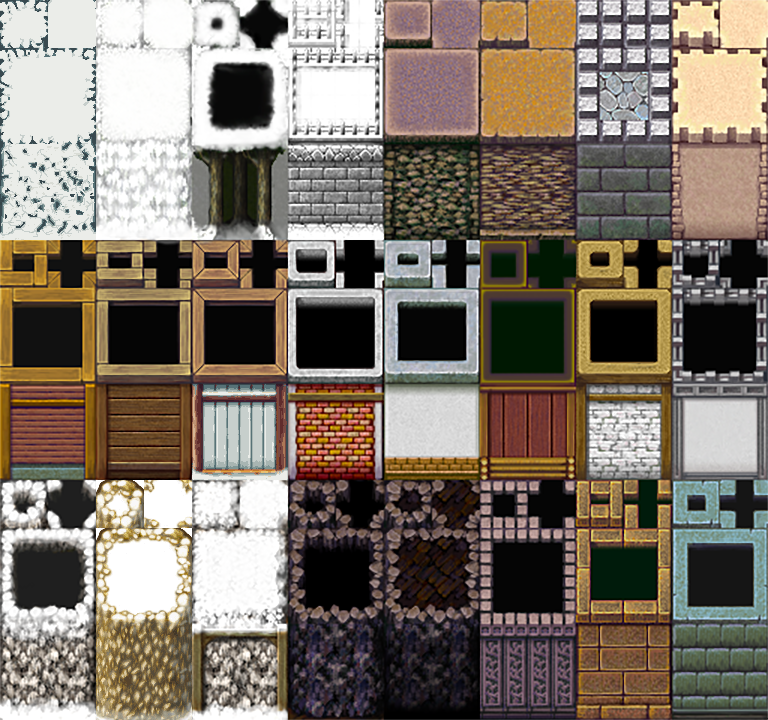
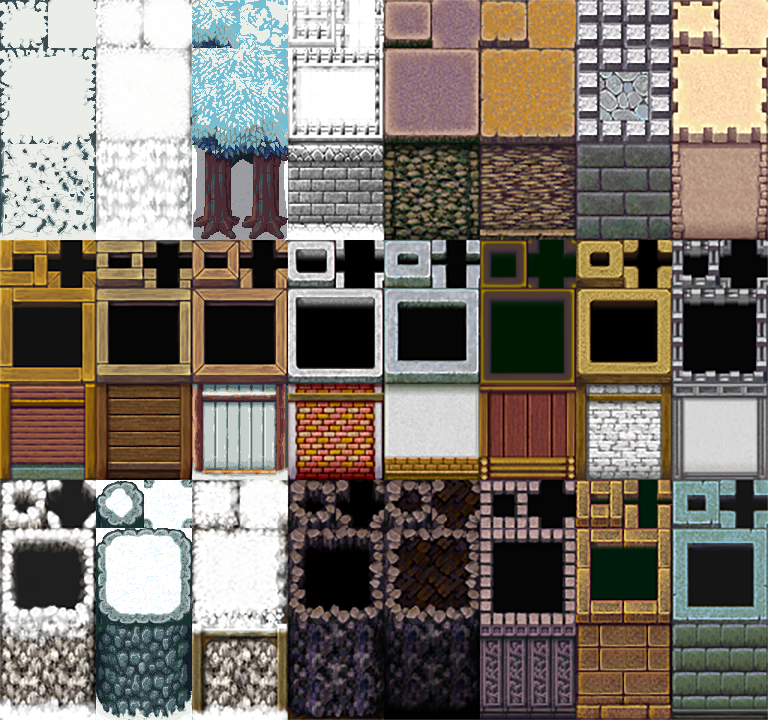
Two versions of the same layered image (768 × 720). Layer-by-layer changes:
added layer "Layer 5" above "Layer 4" over [192, 0, 288, 240]
added layer "Layer 4" above "Ice Cliff" over [96, 480, 192, 720]
hid "Layer 3" over [96, 480, 192, 720]